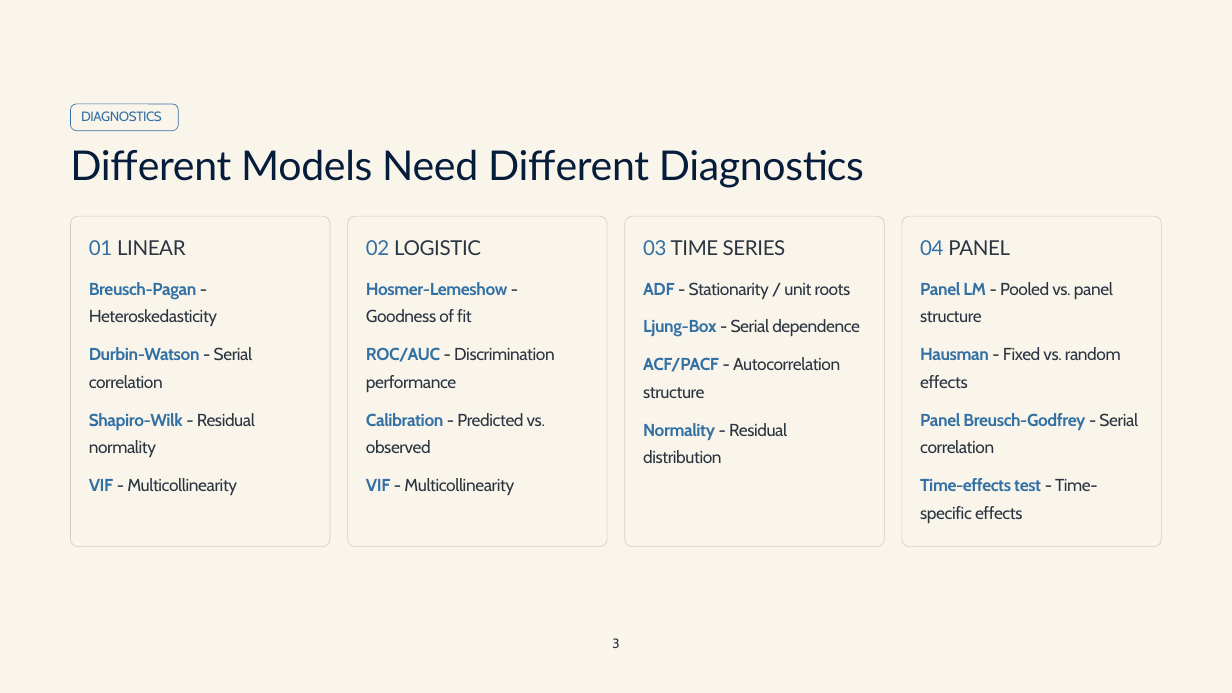
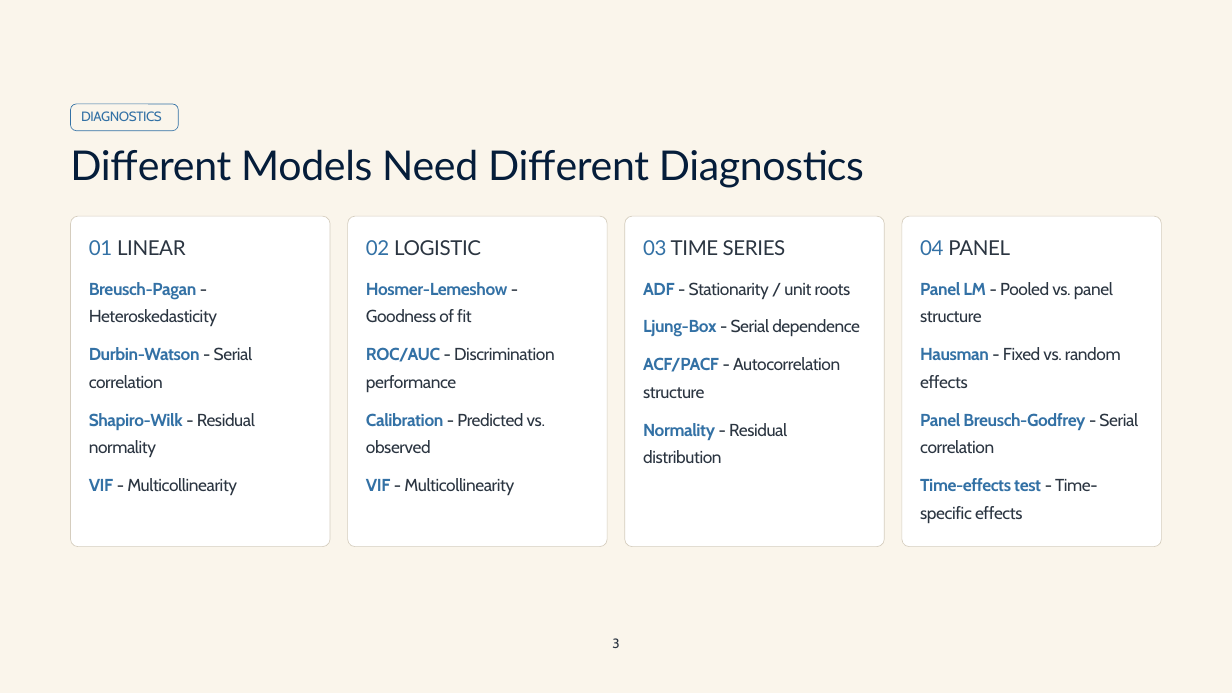
Before and after one commit to Anindo21/AdvancedR, a slide deck: slide 8 of presentation/Advanced_R_Presentation.pptx (slide 5 before the commit). Drawn at 1232x693 pixels with LibreOffice and Linux fonts; fonts in the diff are those of the drawing; background and template pictures are left out. Boxes give left, top, right and bottom in pixels: in the first picture for what was removed or moved away, otherwise in the second. Text is boxed around its words. In the diff, an @@ line names an element or a change of style, - is before the commit and + after.

```diff
--- a/presentation/Advanced_R_Presentation.pptx
+++ b/presentation/Advanced_R_Presentation.pptx
@@ fill #FAF5EB to #FFFFFF in 4 elements at (x1=70, y1=216, x2=330, y2=547), (x1=348, y1=216, x2=607, y2=547), (x1=625, y1=216, x2=884, y2=547), (x1=902, y1=216, x2=1162, y2=547) @@
```
Also in this commit, not shown: 16 other slides changed, 12 slides added, 5 other files.
